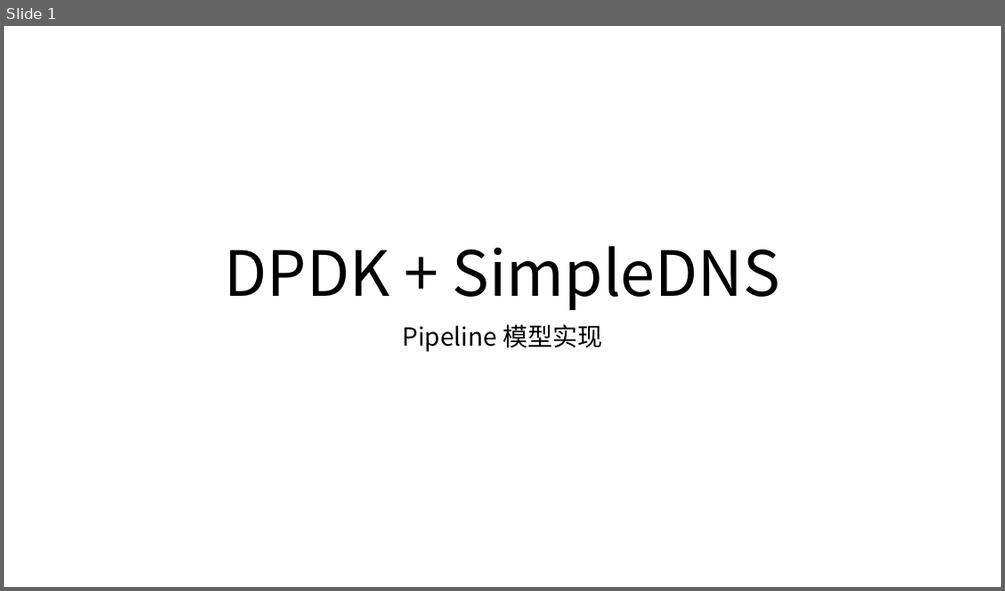
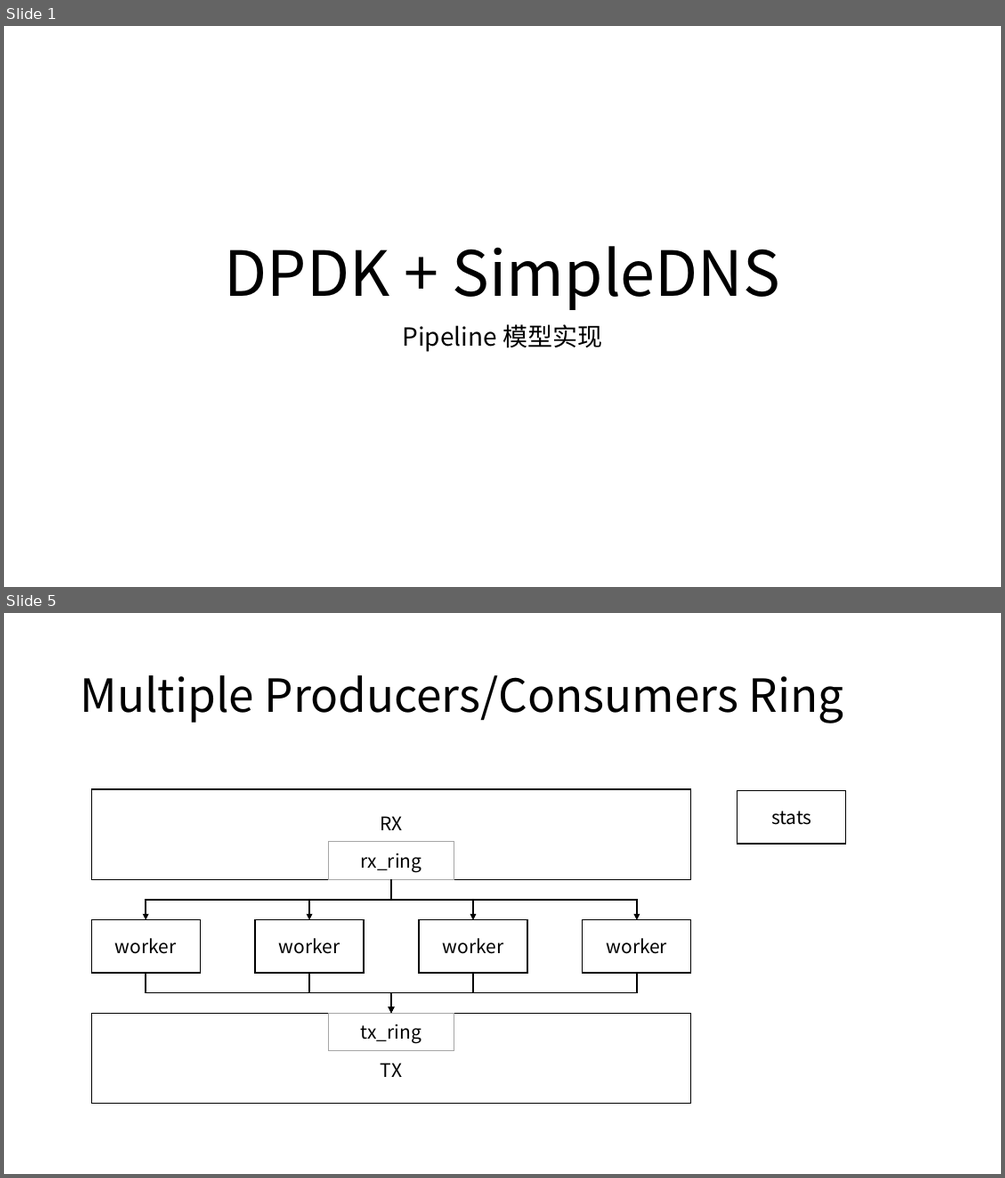
Before and after one commit to yuanyiwei/netalgo, a slide deck: report/lab4/第四阶段_邓龙.pptx. Shown one above the other, each under a label of ours: slide 1 before the commit, slides 1 and 5 after it; the slides between them are not shown. The pictures are 1005x591 and 1005x1178 pixels, drawn with LibreOffice and Linux fonts; fonts in the diff are those of the drawing. Boxes give left, top, right and bottom in pixels: in the first picture for what was removed or moved away, otherwise in the second. Text is boxed around its words. In the diff, an @@ line names an element or a change of style, - is before the commit and + after.

```diff
--- a/report/lab4/第四阶段_邓龙.pptx
+++ b/report/lab4/第四阶段_邓龙.pptx
@@ slide 5 added at <box>4,613,1001,1174</box>, background #FFFFFF @@
@@ title added at <box>80,675,844,723</box>, 44 pt, text #000000 @@
+Multiple Producers/Consumers Ring
@@ rectangle added at <box>91,789,691,880</box>, fill #FFFFFF, outline #000000 1 pt, 18 pt, text #000000 @@
+RX
@@ rectangle added at <box>737,791,846,844</box>, fill #FFFFFF, outline #000000 1 pt, 18 pt, text #000000 @@
+stats
@@ rectangle added at <box>329,841,454,879</box>, fill #FFFFFF, outline #A5A5A5 1 pt, 18 pt, text #000000 @@
+rx_ring
@@ elbow arrow added from (391, 879) to (309, 920), #000000 1.5 pt @@
@@ elbow arrow added from (391, 879) to (473, 920), #000000 1.5 pt @@
@@ elbow arrow added from (391, 879) to (637, 920), #000000 1.5 pt @@
@@ elbow arrow added from (391, 880) to (146, 920), #000000 1.5 pt @@
@@ rectangle added at <box>91,920,200,973</box>, fill #FFFFFF, outline #000000 1 pt, 18 pt, text #000000 @@
+worker
@@ rectangle added at <box>255,920,364,973</box>, fill #FFFFFF, outline #000000 1 pt, 18 pt, text #000000 @@
+worker
@@ rectangle added at <box>419,920,527,973</box>, fill #FFFFFF, outline #000000 1 pt, 18 pt, text #000000 @@
+worker
@@ rectangle added at <box>582,920,691,973</box>, fill #FFFFFF, outline #000000 1 pt, 18 pt, text #000000 @@
+worker
@@ elbow arrow added from (146, 973) to (391, 1013), #000000 1.5 pt @@
@@ elbow arrow added from (309, 973) to (391, 1013), #000000 1.5 pt @@
@@ elbow arrow added from (473, 973) to (391, 1013), #000000 1.5 pt @@
@@ elbow arrow added from (637, 973) to (391, 1013), #000000 1.5 pt @@
@@ rectangle added at <box>91,1013,691,1103</box>, fill #FFFFFF, outline #000000 1 pt, 18 pt, text #000000 @@
+TX
@@ rectangle added at <box>329,1013,454,1051</box>, fill #FFFFFF, outline #A5A5A5 1 pt, 18 pt, text #000000 @@
+tx_ring
```
Also in this commit, not shown: 10 other slides added, 1 slide removed, 2 other files.
